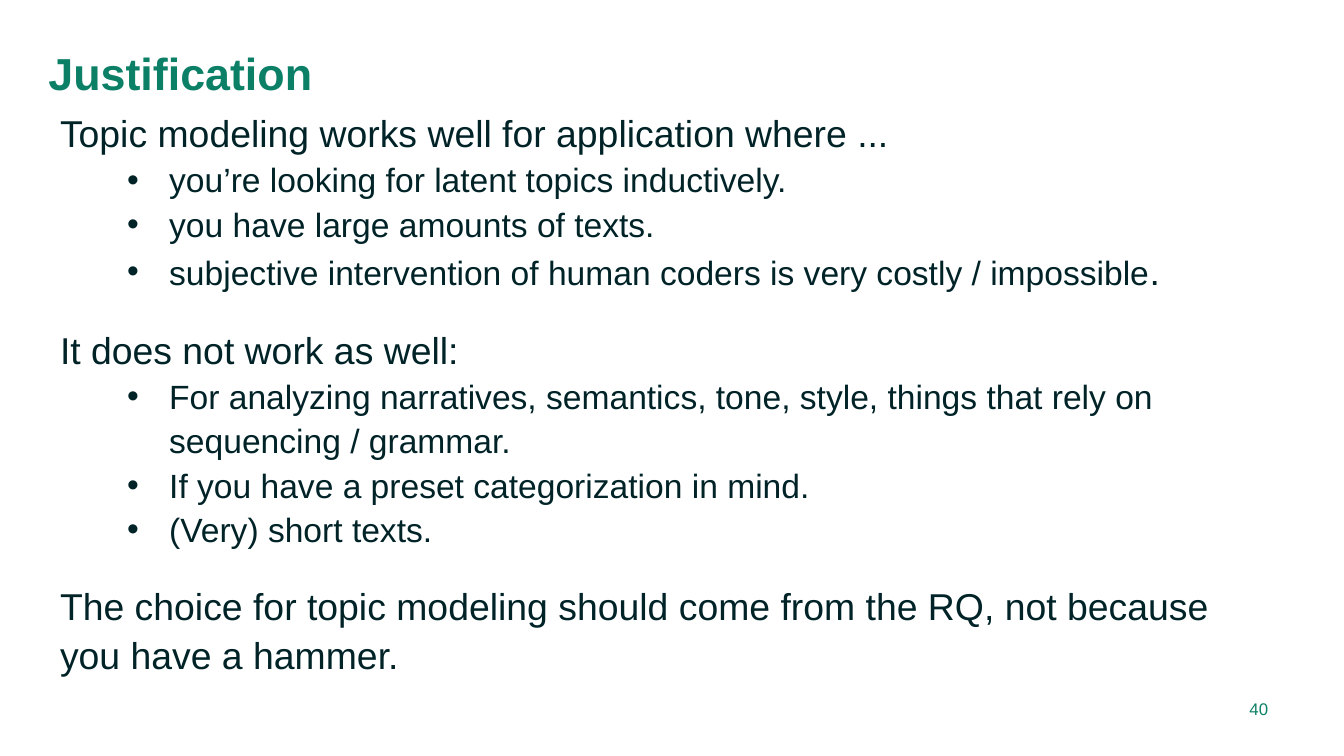
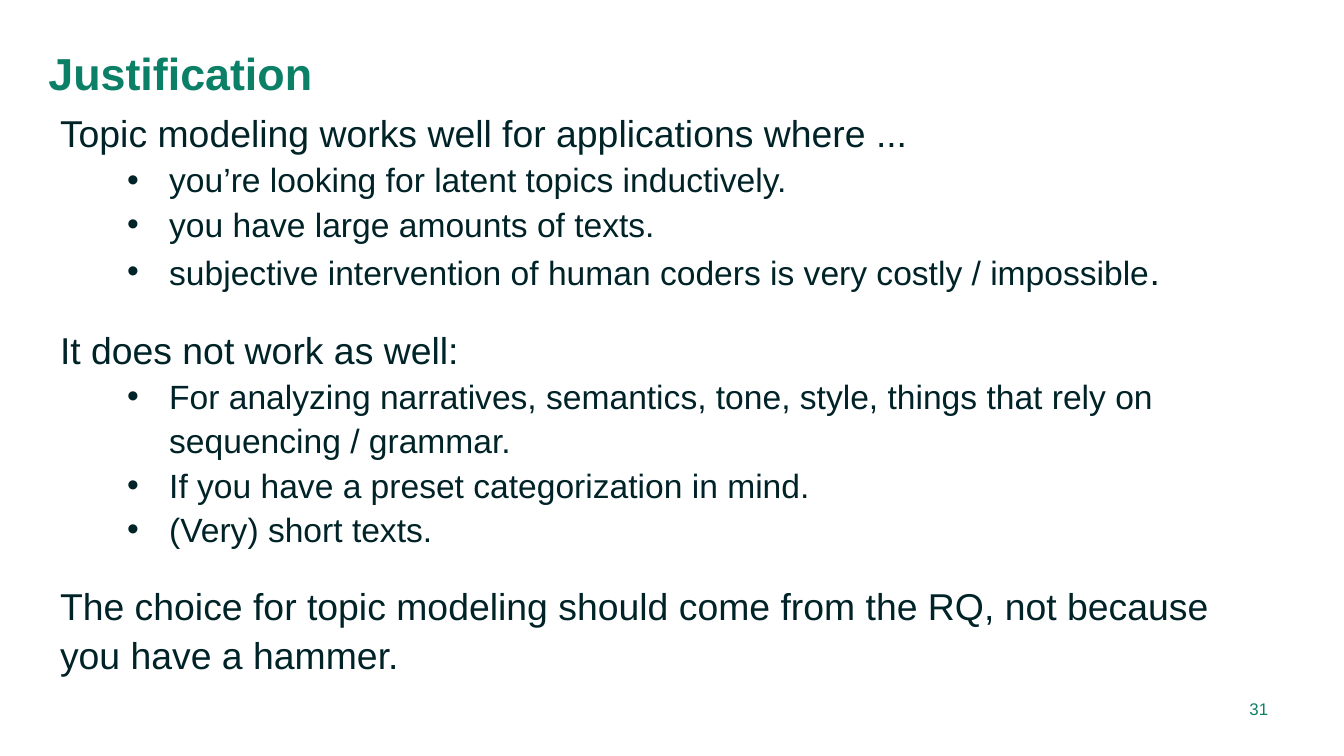
Before and after one commit to RFJHaans/SMS_2022_topicmodeling, a slide deck: slide 31 of Topic modeling workshop.pptx (slide 40 before the commit). Drawn at 1344x756 pixels with LibreOffice and Linux fonts; fonts in the diff are those of the drawing. Boxes give left, top, right and bottom in pixels: in the first picture for what was removed or moved away, otherwise in the second. Text is boxed around its words. In the diff, an @@ line names an element or a change of style, - is before the commit and + after.

```diff
--- a/Topic modeling workshop.pptx
+++ b/Topic modeling workshop.pptx
@@ text at (60, 120, 866, 155): text changed @@
-Topic modeling works well for application where ...
+Topic modeling works well for applications where ...
@@ page number at (1249, 703, 1268, 715): text changed @@
-40
+31
```
Also in this commit, not shown: 6 other slides changed, 3 slides added, 10 slides removed.
